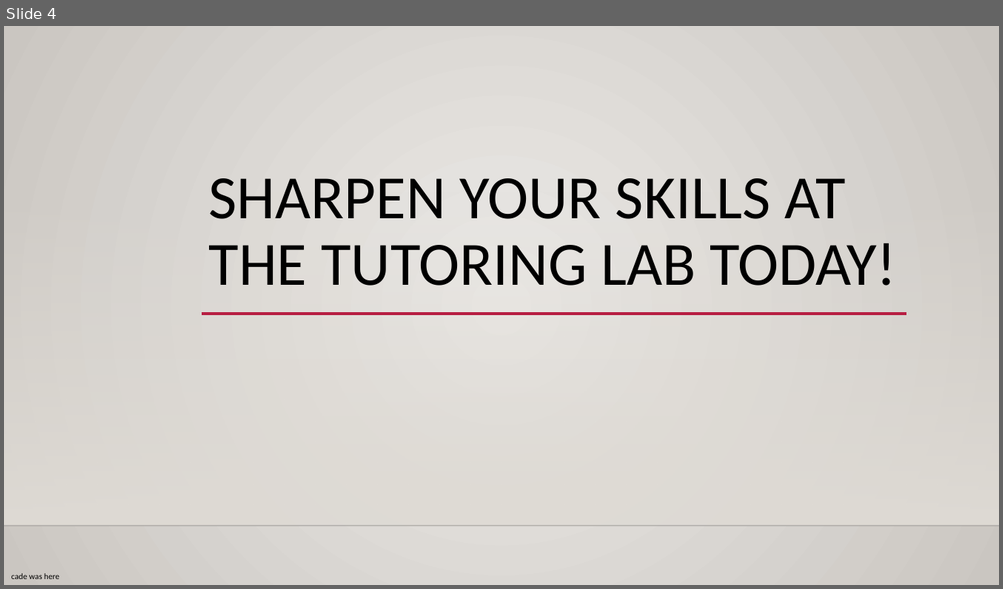
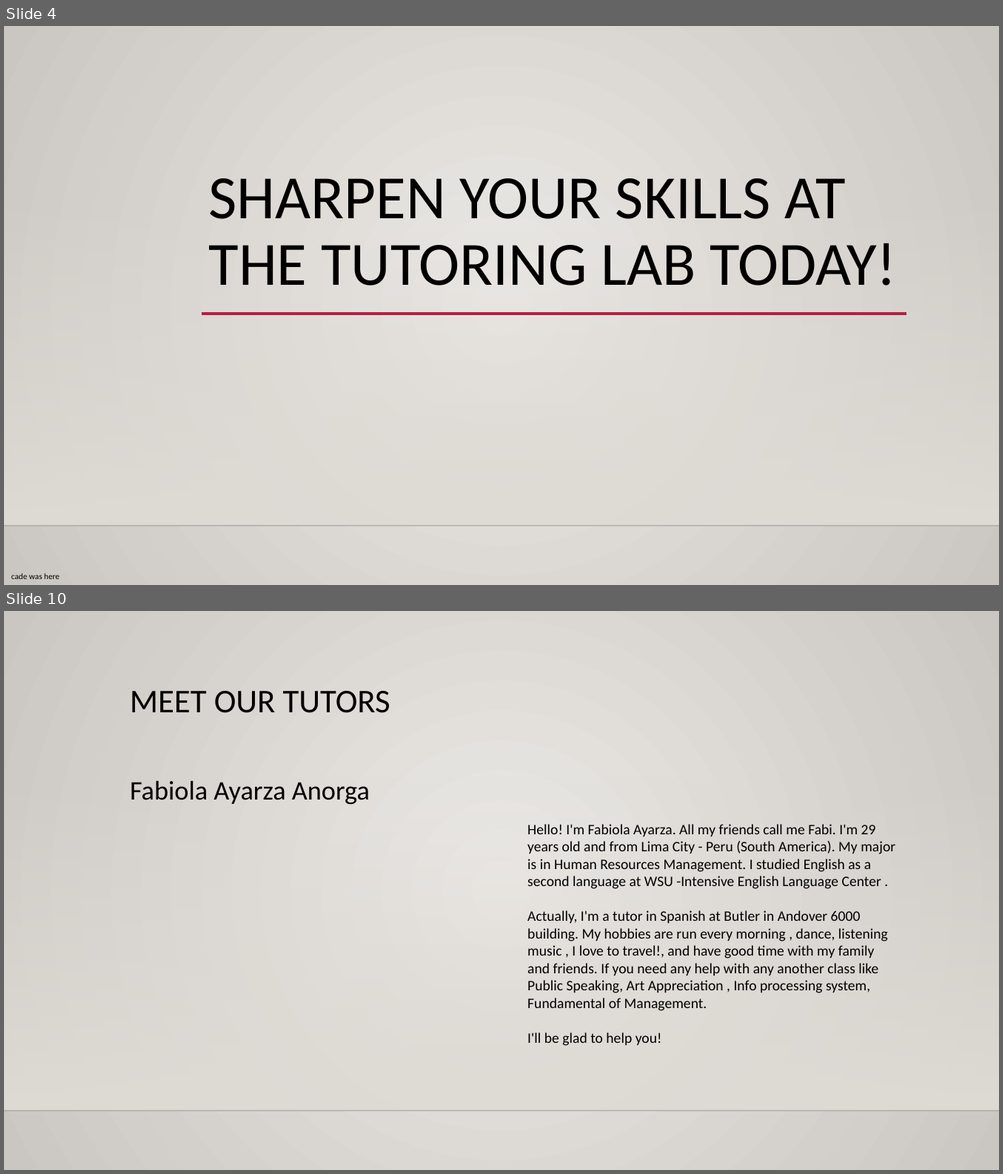
Before and after one commit to machinesmith42/Tutor-testing-4.3, a slide deck: ImageSlideshow/powerpoint.pptx. Shown one above the other, each under a label of ours: slide 4 before the commit, slides 4 and 10 after it; the slides between them are not shown. The pictures are 1003x589 and 1003x1174 pixels, drawn with LibreOffice and Linux fonts; fonts in the diff are those of the drawing; background and template pictures are left out. Boxes give left, top, right and bottom in pixels: in the first picture for what was removed or moved away, otherwise in the second. Text is boxed around its words. In the diff, an @@ line names an element or a change of style, - is before the commit and + after.

```diff
--- a/ImageSlideshow/powerpoint.pptx
+++ b/ImageSlideshow/powerpoint.pptx
@@ slide 10 added at bbox=[4, 611, 999, 1170], background gradient #ECEAE7 to #CAC7C1; not listed: 2 template elements that a slide beside it also shows @@
@@ text added at bbox=[130, 691, 390, 713], 32 pt, text #000000 @@
+MEET OUR TUTORS
@@ text added at bbox=[130, 780, 370, 805], 25.9 pt, text #000000 @@
+Fabiola Ayarza Anorga
@@ text added at bbox=[527, 824, 895, 1046], 14 pt, text #000000 @@
+Hello! I'm Fabiola Ayarza. All my friends call me Fabi. I'm 29 years old and from Lima City - Peru (South America). My major is in Human Resources Management. I studied English as a second language at WSU -Intensive English Language Center .
+Actually, I'm a tutor in Spanish at Butler in Andover 6000 building. My hobbies are run every morning , dance, listening music , I love to travel!, and have good time with my family and friends. If you need any help with any another class like Public Speaking, Art Appreciation , Info processing system, Fundamental of Management.
+I'll be glad to help you!
```
Also in this commit, not shown: 4 slides changed, 25 other slides added, 15 slides removed, 9 other files.
